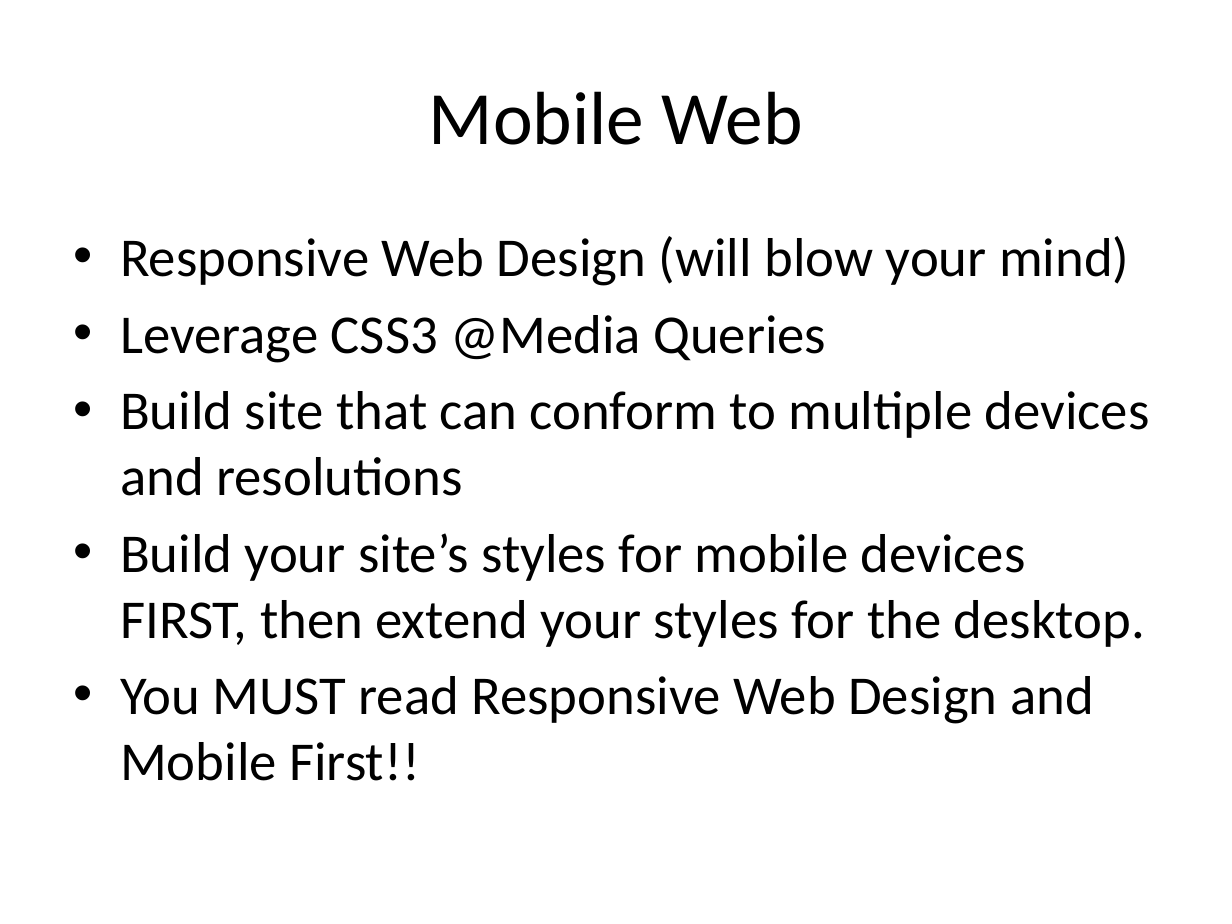
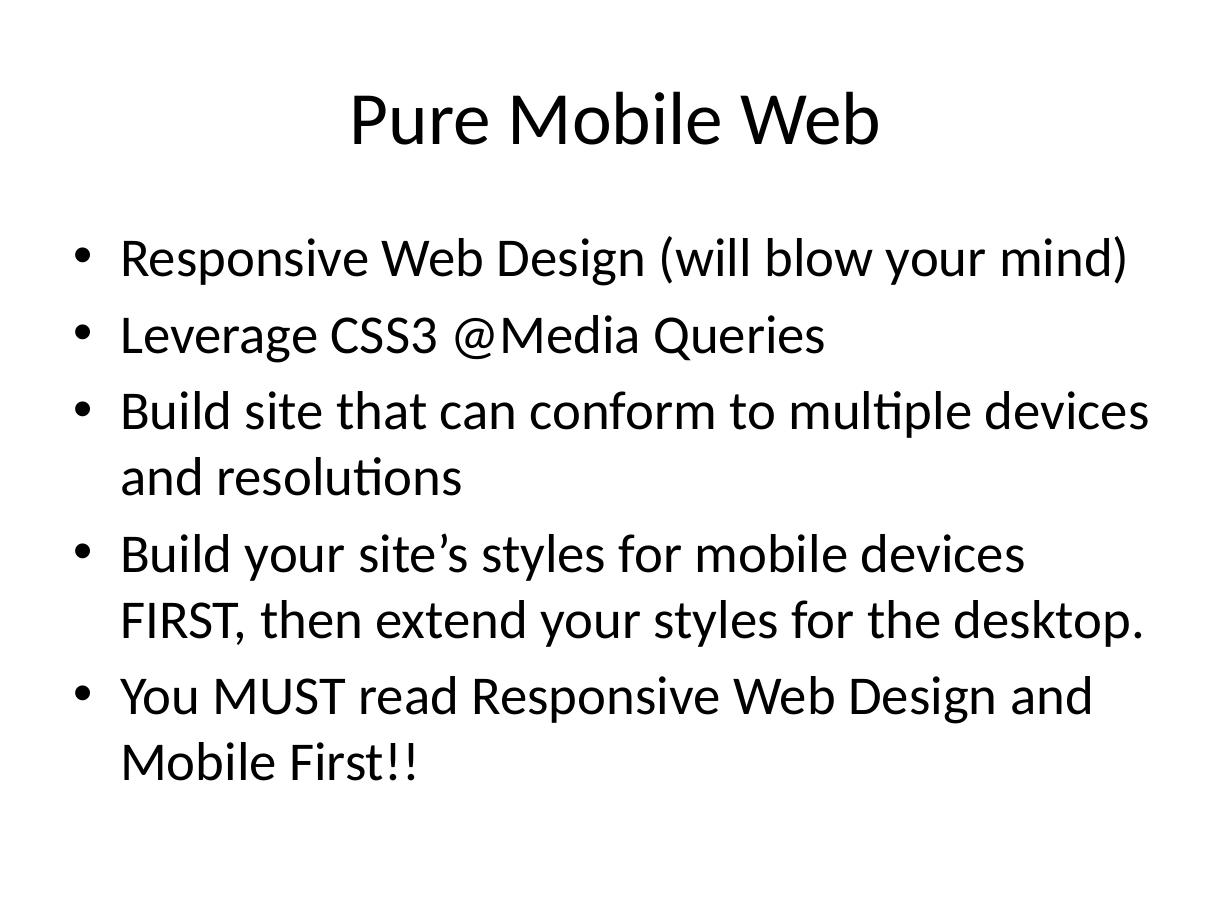
Before and after one commit to dayelostraco/SuperHappyDevDay, a slide deck: slide 32 of SHDD Mobile Presentation.pptx (slide 27 before the commit). Drawn at 1232x924 pixels with LibreOffice and Linux fonts; fonts in the diff are those of the drawing. Boxes give left, top, right and bottom in pixels: in the first picture for what was removed or moved away, otherwise in the second. Text is boxed around its words. In the diff, an @@ line names an element or a change of style, - is before the commit and + after.

```diff
--- a/SHDD Mobile Presentation.pptx
+++ b/SHDD Mobile Presentation.pptx
@@ title at (350, 91, 881, 145): text changed @@
-Mobile Web
+Pure Mobile Web
```
Also in this commit, not shown: 19 other slides changed, 7 slides added, 1 slide removed.
